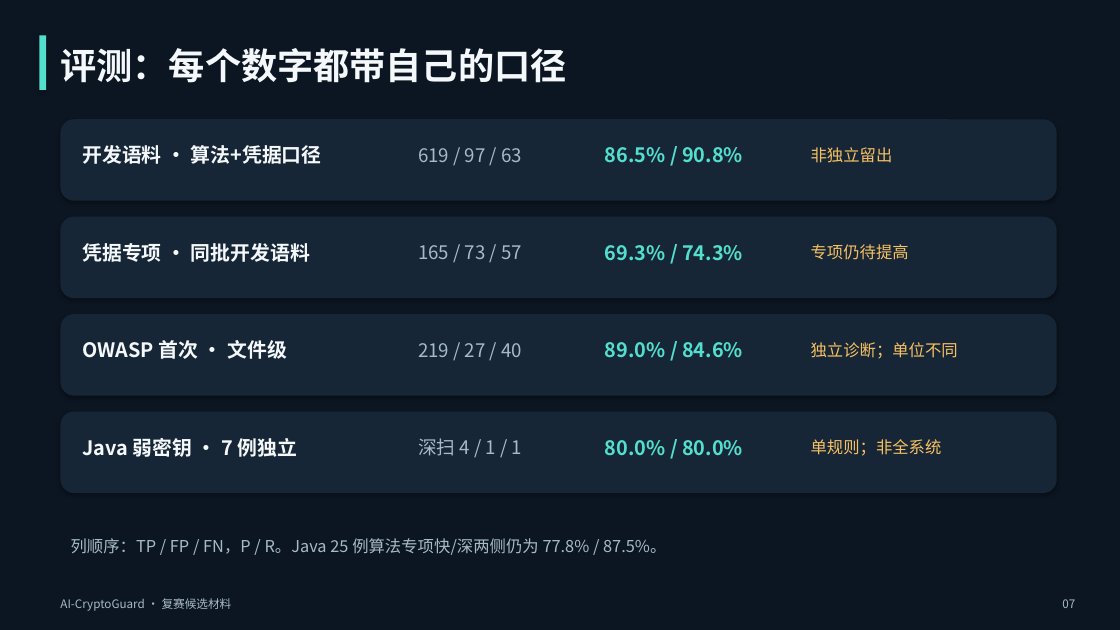
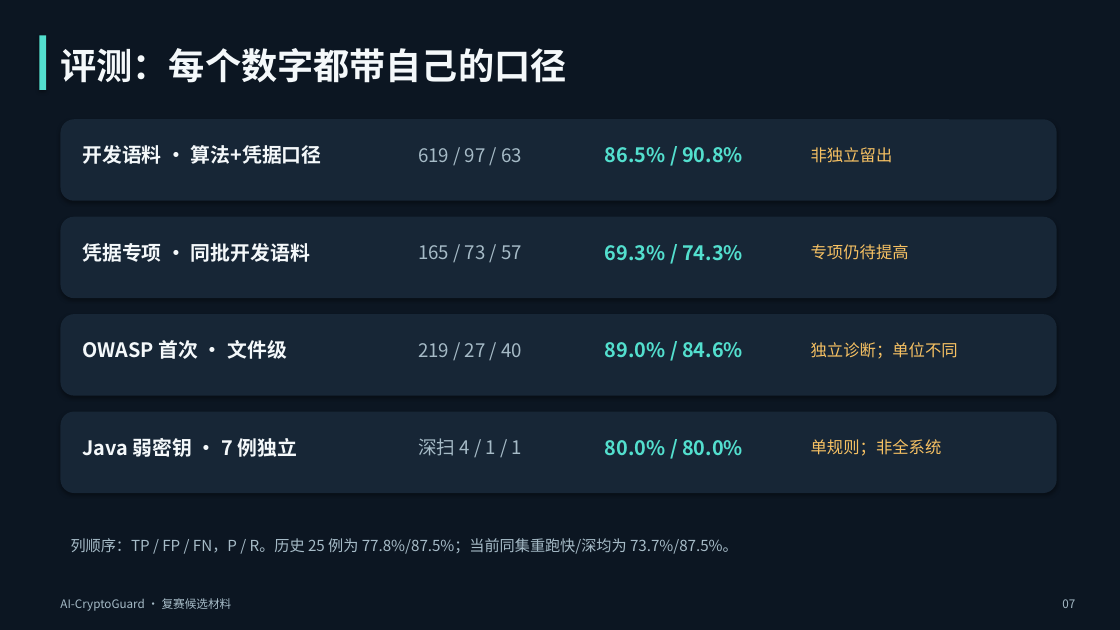
Before and after one commit to Rant-yang/AI-CryptoGuard, a slide deck: slide 7 of docs/AI-CryptoGuard-答辩候选版.pptx. Drawn at 1120x630 pixels with LibreOffice and Linux fonts; fonts in the diff are those of the drawing. Boxes give left, top, right and bottom in pixels: in the first picture for what was removed or moved away, otherwise in the second. Text is boxed around its words. In the diff, an @@ line names an element or a change of style, - is before the commit and + after.

```diff
--- a/docs/AI-CryptoGuard-答辩候选版.pptx
+++ b/docs/AI-CryptoGuard-答辩候选版.pptx
@@ text at (71,538,738,554): text changed; size 14 to 13 pt @@
-列顺序：TP / FP / FN，P / R。Java 25 例算法专项快/深两侧仍为 77.8% / 87.5%。
+列顺序：TP / FP / FN，P / R。历史 25 例为 77.8%/87.5%；当前同集重跑快/深均为 73.7%/87.5%。
```
Also in this commit, not shown: 8 other files.
